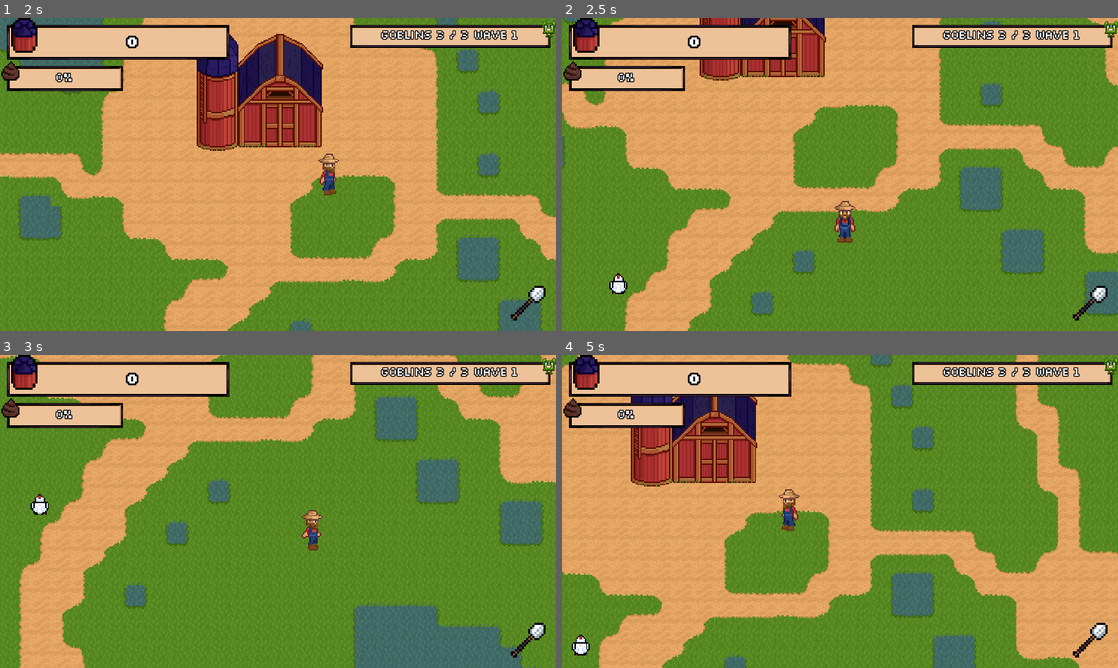
Above: before the commit, frames 1-4 (two rows, left to right).
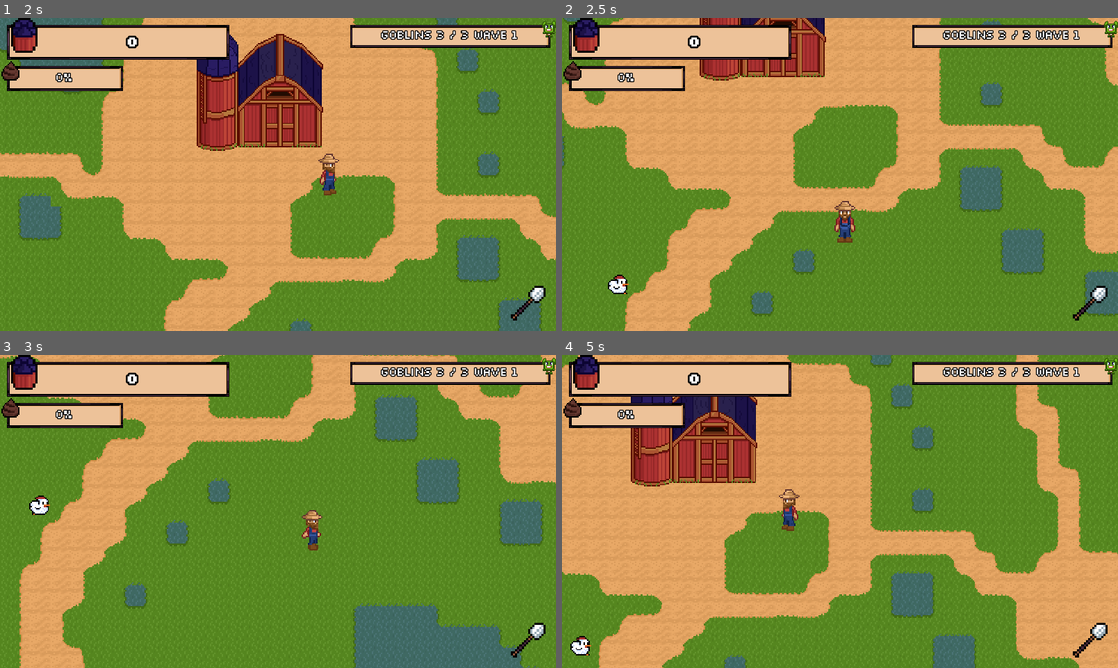
Above: after the commit, the same moments.

Repository: astro-panda/poo-farmer
Game: Godot game, scene res://Scenes/Main.tscn
Same seed, same stepped clock (60 frames per second), same inputs: the game is played once before the commit and once after it.
Inputs (mouse positions are in pixels of both pictures, inside the frame that each line leads up to):
- Up to frame 1 (2 s): click "Start" at 0.5 s; tap Enter at 1.25 s; move the mouse to (400, 158) at 1.27 s; hold Right (move_right) from 1.28 s (still down); tap Keypad 0 (deep_pockets) at 1.35 s; tap Space (ui_select) at 1.52 s
- Up to frame 2 (2.5 s): move the mouse to (728, 190) at 2.02 s; release Right (move_right) at 2.03 s; hold Down (move_down) from 2.03 s (still down); tap X (game_over) at 2.1 s; tap Space (ui_select) at 2.27 s
- Up to frame 3 (3 s): move the mouse to (333, 442) at 2.77 s; release Down (move_down) at 2.78 s; hold Right (move_right) from 2.78 s (still down); tap 9 (gobodar) at 2.85 s
- Up to frame 4 (5 s): move the mouse to (812, 574) at 3.52 s; release Right (move_right) at 3.53 s; hold Up (move_up) 3.53-4.28 s; tap 5 (launcher) at 3.6 s; tap Space (ui_select) at 3.77, 4.52 s; move the mouse to (1006, 558) at 4.27 s; hold Left (move_left) from 4.28 s (still down); hold Alt (modifier) from 4.28 s (still down)

Frame 1 is identical in both runs. In frame 2, 0.1% of the frame differs, in the area x 8-12%, y 81-89%; in frame 3, 0.1%, in the area x 5-9%, y 44-52%; in frame 4, 0.1%.

Commit message:
small refinements

Diff:
--- a/poofarmer/Scripts/animal.gd
+++ b/poofarmer/Scripts/animal.gd
@@ -34,7 +34,7 @@
 	velocity = vector_from_angle * speed * delta
 	velocity = move_and_slide(velocity)
 	# Keep unicorns away from the silo and all animals from getting hung up on it
-	if ((position.distance_to(silo.position) < 500 && _type == AnimalType.values.Unicorn)) || position.distance_to(silo.position) < 115:
+	if ((position.distance_to(silo.position) < 1000 && _type == AnimalType.values.Unicorn)) || position.distance_to(silo.position) < 115:
 		angle = position.angle_to_point(silo.position)
 
 	if global_position.x < 72 || global_position.x > 3000:
@@ -43,18 +43,18 @@
 		angle = (2 * PI) - angle
 
 	var unit_angle = angle
-	if angle > (2 * PI):
-		unit_angle = angle - (2 * PI)
-	if angle < 0:
-		unit_angle = angle + (2 * PI)
+	while unit_angle > (2 * PI):
+		unit_angle -= (2 * PI)
+	while unit_angle < 0:
+		unit_angle += (2 * PI)
 
-	if unit_angle < (PI / 4) || unit_angle > (7 * PI / 4):
+	if unit_angle < (PI / 3) || unit_angle > (5 * PI / 3):
 		$Sprite.animation = AnimalType.values.keys()[_type] + " - right"
-	elif unit_angle > (3 * PI / 4) && unit_angle < (5 * PI / 4):
+	elif unit_angle > (2 * PI / 3) && unit_angle < (4 * PI / 2):
 		$Sprite.animation = AnimalType.values.keys()[_type] + " - left"
-	elif unit_angle > (PI / 4) && unit_angle < (3 * PI / 4):
+	elif unit_angle > (PI / 3) && unit_angle < (2 * PI / 3):
 		$Sprite.animation = AnimalType.values.keys()[_type] + " - down"
-	elif unit_angle > (5 * PI / 4) && unit_angle < (7 * PI / 4):
+	elif unit_angle > (4 * PI / 3) && unit_angle < (5 * PI / 3):
 		$Sprite.animation = AnimalType.values.keys()[_type] + " - up"
 
 
